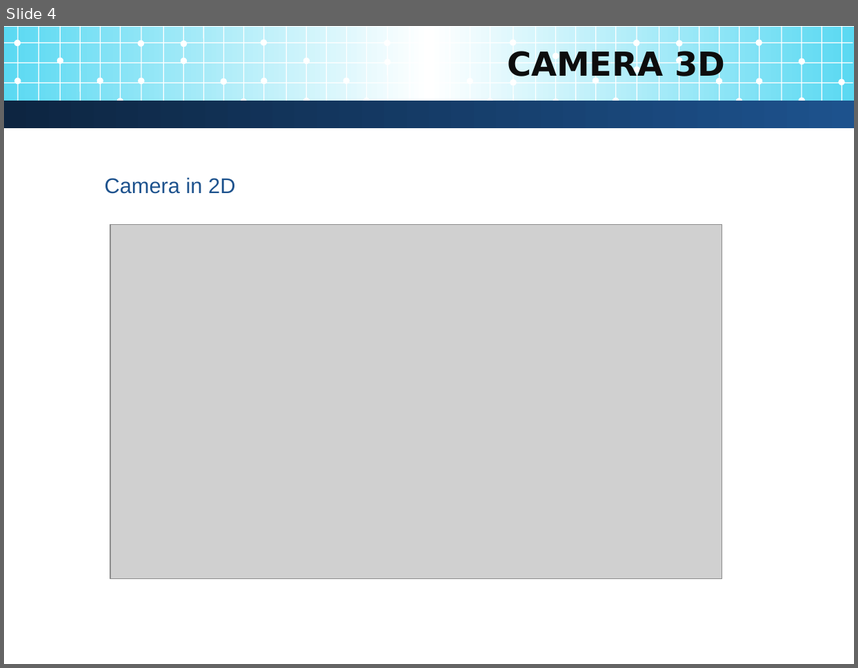
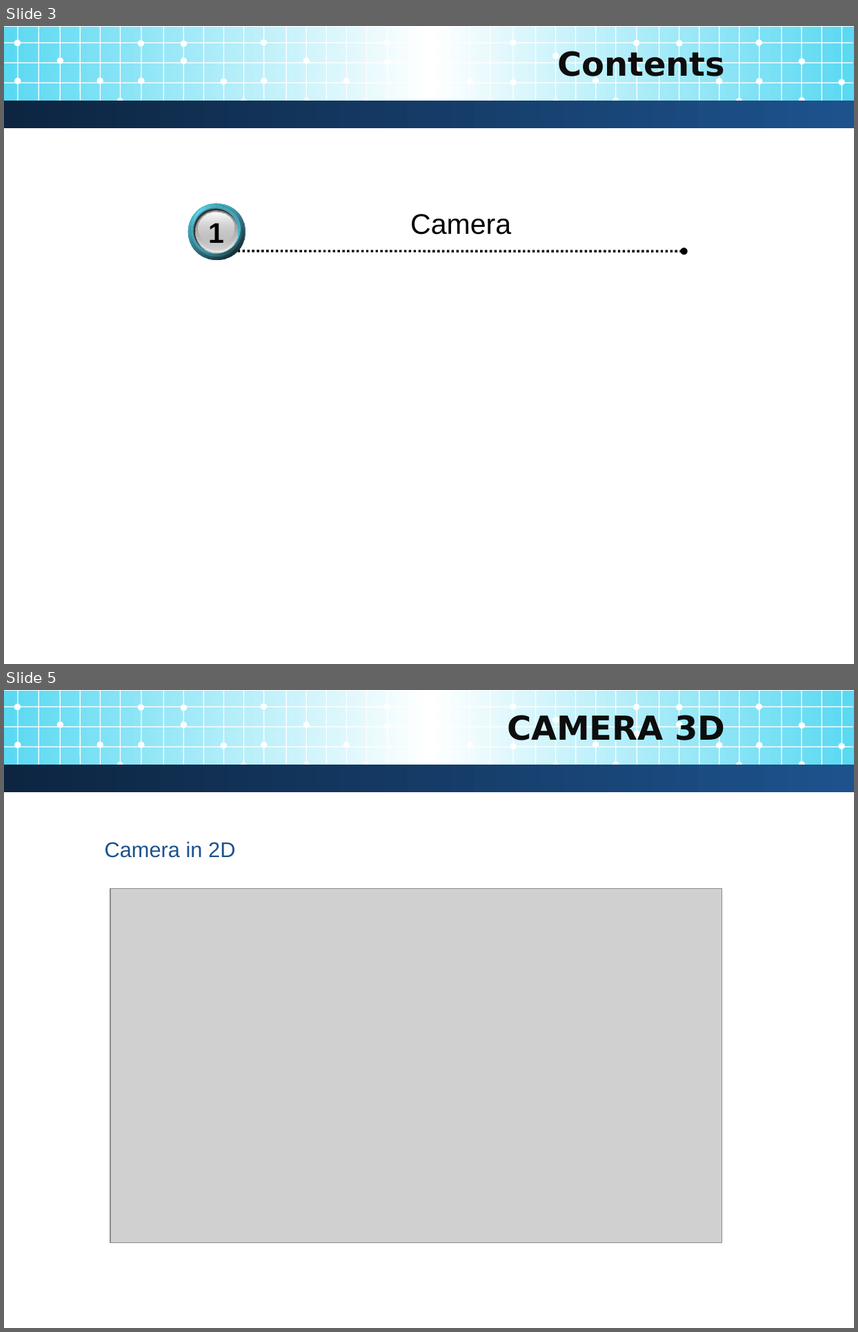
Before and after one commit to jundat/jogl-tank3d, a slide deck: Slide/3D Programming.pptx. Shown one above the other, each under a label of ours: slide 4 before the commit, slides 3 and 5 after it; the slides between them are not shown. The pictures are 858x668 and 858x1332 pixels, drawn with LibreOffice and Linux fonts; fonts in the diff are those of the drawing; grey boxes stand for pictures; background and template pictures are left out. Boxes give left, top, right and bottom in pixels: in the first picture for what was removed or moved away, otherwise in the second. Text is boxed around its words. In the diff, an @@ line names an element or a change of style, - is before the commit and + after.

```diff
--- a/Slide/3D Programming.pptx
+++ b/Slide/3D Programming.pptx
@@ slide 3 added at [4,26,854,664], background #FFFFFF; not listed: 88 template elements that a slide beside it also shows @@
@@ title added at [557,49,725,83], 28 pt, text #0D0D0D, bold @@
+Contents
@@ group added at [188,203,684,260]: 9 ellipses, 3 texts, 1 arrow @@
+Camera
+3
+1
@@ what was slide 4 is now slide 5 @@
```
Also in this commit, not shown: 3 slides changed, 10 other slides added, 1 slide removed.
